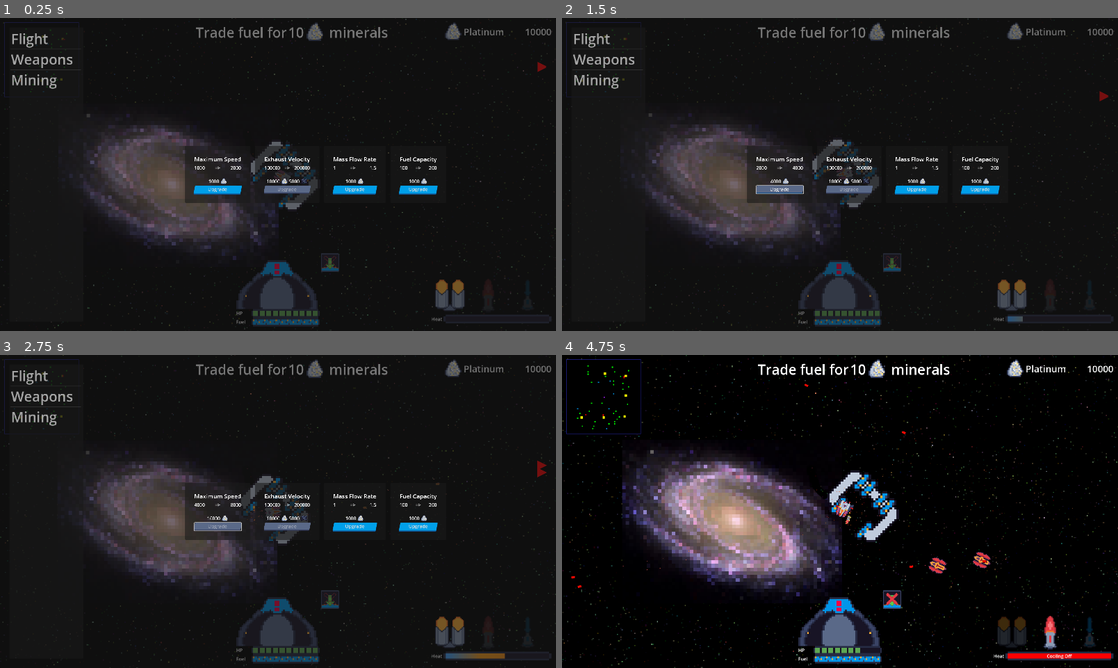
Above: before the commit, frames 1-4 (two rows, left to right).
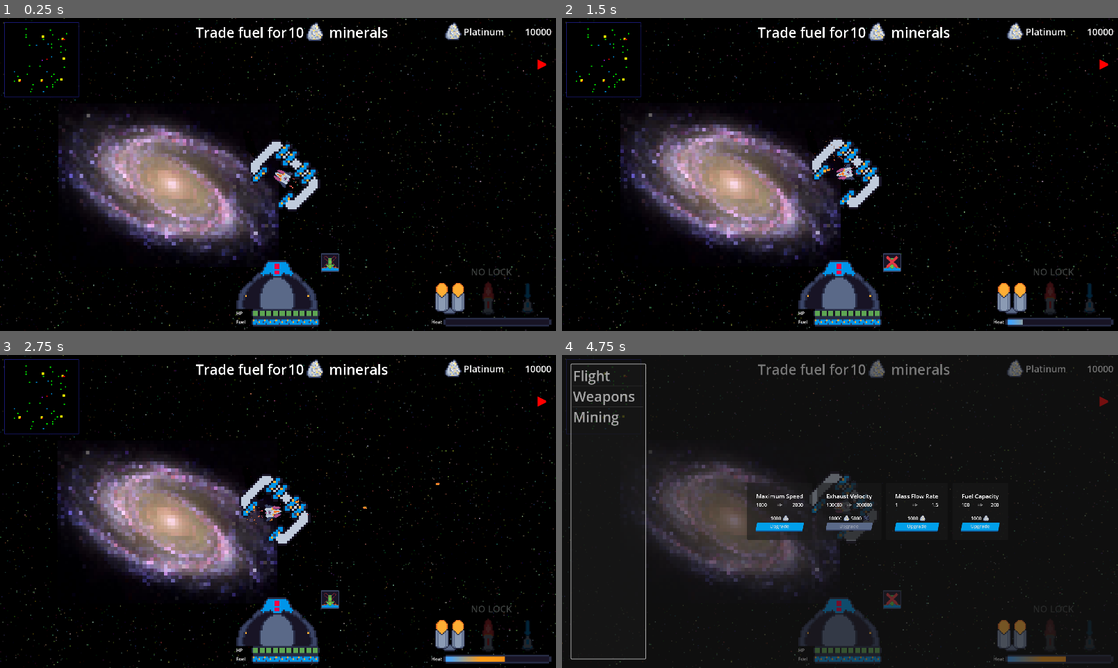
Above: after the commit, the same moments.

Repository: AdithaD/hyper-space-man-dx
Game: Godot game, scene res://main.tscn
Two runs of this game, one before a commit and one after it. Both use one fixed random seed, a clock stepped at 60 frames per second and the inputs below.
Inputs (mouse positions are in pixels of both pictures, inside the frame that each line leads up to):
- Up to frame 1 (0.25 s): no input
- Up to frame 2 (1.5 s): click (890, 290) at 0.5 s; click (778, 190) at 1.25 s, where only the run before the commit has a clickable "Upgrade"
- Up to frame 3 (2.75 s): tap Enter at 2 s; move the mouse to (400, 495) at 2.02 s; press the mouse at (400, 495) at 2.03 s; hold Q (toggle_upgrade_screen) from 2.03 s (still down)
- Up to frame 4 (4.75 s): tap Space (mine) at 2.75 s; move the mouse to (728, 527) at 2.77 s; release Q (toggle_upgrade_screen) at 2.78 s; release the mouse at (728, 527) at 2.78 s; right-click (728, 527) at 2.85 s; click (728, 527) at 3.05 s; move the mouse to (895, 442) at 3.52 s; hold V (anti_gravity) 3.53-4.28 s; hold Q (toggle_upgrade_screen) from 3.53 s (still down); click (895, 442) at 3.8 s; move the mouse to (812, 574) at 4.27 s; tap Tab (cycle_weapon) at 4.35 s; click (812, 574) at 4.55 s

The runs differ from the first frame. In frame 1, 16% of the frame differs, in the area x 0-100%, y 0-100%; in frame 2, 16%; in frame 3, 16%; in frame 4, 19%.

Commit message:
added missile lock system

Diff:
--- a/enemy/enemy.tscn
+++ b/enemy/enemy.tscn
@@ -178,6 +178,7 @@
 
 [node name="BehaviourTree" type="Node" parent="."]
 script = ExtResource("9_punxm")
+enabled = false
 
 [node name="PriorityBehaviourTreeNode" type="Node" parent="BehaviourTree"]
 script = ExtResource("10_ite0q")
--- a/gui/weapon_gui.gd
+++ b/gui/weapon_gui.gd
@@ -2,9 +2,12 @@
 
 @export var player: Player
 
-@onready var weapon_slots = get_children()
+@onready var weapon_slots = $WeaponGUI.get_children()
 
 func _ready() -> void:
+	player.target_lock.lock_acquired.connect(_on_lock_acquired.unbind(1))
+	player.target_lock.lock_lost.connect(_on_lock_lost)
+
 	player.weapon_changed.connect(_on_weapon_changed)
 
 	var index = 0
@@ -21,3 +24,11 @@
 		slot.deselect()
 		if slot.weapon == new_weapon:
 			slot.select()
+
+func _on_lock_acquired():
+	%LockAcquiredLabel.show()
+	%NoLockLabel.hide()
+
+func _on_lock_lost():
+	%LockAcquiredLabel.hide()
+	%NoLockLabel.show()
--- a/main.tscn
+++ b/main.tscn
@@ -69,6 +69,14 @@
 [sub_resource type="AtlasTexture" id="AtlasTexture_8qcth"]
 atlas = ExtResource("4_asr30")
 region = Rect2(0, 10, 48, 5)
+
+[sub_resource type="LabelSettings" id="LabelSettings_yxctl"]
+font_size = 32
+font_color = Color(0, 1, 0.35, 1)
+
+[sub_resource type="LabelSettings" id="LabelSettings_2mors"]
+font_size = 32
+font_color = Color(0.231417, 0.245108, 0.239267, 1)
 
 [sub_resource type="AtlasTexture" id="AtlasTexture_a803g"]
 atlas = ExtResource("16_e7ib6")
@@ -443,7 +451,7 @@
 texture_pressed = ExtResource("12_7i28v")
 stretch_mode = 4
 
-[node name="WeaponConsole" type="VBoxContainer" parent="CanvasLayer/GUI/HUD/UI"]
+[node name="WeaponConsole" type="VBoxContainer" parent="CanvasLayer/GUI/HUD/UI" node_paths=PackedStringArray("player")]
 layout_mode = 1
 anchors_preset = 3
 anchor_left = 1.0
@@ -454,11 +462,26 @@
 offset_top = -172.0
 grow_horizontal = 0
 grow_vertical = 0
-
-[node name="WeaponGUI" type="HBoxContainer" parent="CanvasLayer/GUI/HUD/UI/WeaponConsole" node_paths=PackedStringArray("player")]
-layout_mode = 2
 script = ExtResource("16_cnfgi")
-player = NodePath("../../../../../../Player")
+player = NodePath("../../../../../Player")
+
+[node name="LockAcquiredLabel" type="Label" parent="CanvasLayer/GUI/HUD/UI/WeaponConsole"]
+unique_name_in_owner = true
+visible = false
+layout_mode = 2
+text = "LOCK ACQUIRED"
+label_settings = SubResource("LabelSettings_yxctl")
+horizontal_alignment = 1
+
+[node name="NoLockLabel" type="Label" parent="CanvasLayer/GUI/HUD/UI/WeaponConsole"]
+unique_name_in_owner = true
+layout_mode = 2
+text = "NO LOCK"
+label_settings = SubResource("LabelSettings_2mors")
+horizontal_alignment = 1
+
+[node name="WeaponGUI" type="HBoxContainer" parent="CanvasLayer/GUI/HUD/UI/WeaponConsole"]
+layout_mode = 2
 
 [node name="WeaponSlot" type="Control" parent="CanvasLayer/GUI/HUD/UI/WeaponConsole/WeaponGUI"]
 clip_contents = true
@@ -746,6 +769,7 @@
 crosshair_texture = ExtResource("32_4w470")
 
 [node name="UpgradeScreen" type="PanelContainer" parent="CanvasLayer/GUI"]
+visible = false
 layout_mode = 1
 anchors_preset = 15
 anchor_right = 1.0
--- a/player/player.tscn
+++ b/player/player.tscn
@@ -18,10 +18,13 @@
 [ext_resource type="AudioStream" uid="uid://eau201gxxt64" path="res://player/sounds/anti_gravity_on.wav" id="7_gekea"]
 [ext_resource type="AudioStream" uid="uid://fxdxno4scui3" path="res://player/sounds/cannon_shot.wav" id="7_q38qb"]
 [ext_resource type="AudioStream" uid="uid://cna485omiae18" path="res://player/sounds/anti_gravity_off.wav" id="8_j6q3o"]
+[ext_resource type="Script" path="res://player/target_lock_acquirer.gd" id="9_nit3j"]
 [ext_resource type="AudioStream" uid="uid://d2e025nibsfry" path="res://player/sounds/death.wav" id="10_68rdc"]
 [ext_resource type="PackedScene" uid="uid://cxdx6hkb1rpq" path="res://components/hurtbox_component.tscn" id="10_h7v8t"]
 [ext_resource type="PackedScene" uid="uid://bb47cvyg02i4a" path="res://components/health_component.tscn" id="11_amrm5"]
+[ext_resource type="AudioStream" uid="uid://r6tlbu52i14p" path="res://player/sounds/lock_acquiring_progress.wav" id="11_ru5xv"]
 [ext_resource type="AudioStream" uid="uid://cw2qqjg7kfm2f" path="res://player/sounds/cant_shoot.wav" id="15_4ql6b"]
+[ext_resource type="AudioStream" uid="uid://c0yg8vfuff303" path="res://player/sounds/lock_acquire.wav" id="15_qxkc8"]
 [ext_resource type="Script" path="res://player/mining_interactor.gd" id="18_byx4j"]
 
 [sub_resource type="Resource" id="Resource_84uqs"]
@@ -83,6 +86,21 @@
 weapons = Array[ExtResource("3_yws57")]([ExtResource("4_hu4rs"), ExtResource("5_tuqcu"), ExtResource("6_utjo4")])
 cannon_points = [NodePath("CannonPoint1"), NodePath("CannonPoint2")]
 
+[node name="TargetLockAcquirer" type="Node2D" parent="."]
+script = ExtResource("9_nit3j")
+lock_time = 1.0
+forgiveness_time = 0.3
+
+[node name="TargetLockTimer" type="Timer" parent="TargetLockAcquirer"]
+process_callback = 0
+one_shot = true
+
+[node name="LockAcquiredSound" type="AudioStreamPlayer2D" parent="TargetLockAcquirer"]
+stream = ExtResource("15_qxkc8")
+
+[node name="LockAcquiringProgressSound" type="AudioStreamPlayer2D" parent="TargetLockAcquirer"]
+stream = ExtResource("11_ru5xv")
+
 [node name="RayShooter" type="Node2D" parent="."]
 script = ExtResource("6_la5jd")
 ray_color = Color(0.25, 0.6875, 1, 1)
@@ -179,6 +197,7 @@
 wait_time = 10.0
 one_shot = true
 
+[connection signal="timeout" from="TargetLockAcquirer/TargetLockTimer" to="TargetLockAcquirer" method="_on_target_lock_timer_timeout"]
 [connection signal="timeout" from="ShotTimer" to="." method="_on_shot_timer_timeout"]
 [connection signal="died" from="HealthComponent" to="." method="_on_health_component_died"]
 [connection signal="timeout" from="OverspeedTimer" to="." method="_on_overspeed_timer_timeout"]
--- a/player/scripts/player.gd
+++ b/player/scripts/player.gd
@@ -85,6 +85,7 @@
 		heat_changed.emit(heat, heat / maximum_heat)
 
 @onready var overspeed_timer = $OverspeedTimer
+@onready var target_lock = $TargetLockAcquirer
 
 func _ready() -> void:
 	ship_engine.reset_state()
@@ -192,6 +193,10 @@
 	# select cannon point
 	var cannon = cannon_points[shot_count % cannon_points.size()]
 
+	# weapons requiring lock needs a lock target
+	if current_weapon.is_lock_required and target_lock.get_current_target() == null:
+		return
+
 	if current_weapon.is_hitscan:
 		_shoot_hitscan(current_weapon, global_position, get_global_mouse_position())
 	else:
@@ -208,6 +213,8 @@
 	var new_shot = weapon.instantiate_shot()
 	new_shot.global_position = origin
 	new_shot.global_rotation = global_rotation
+
+	new_shot.player = self
 
 	if new_shot.has_method("set_target"):
 		new_shot.set_target(target)
--- a/player/scripts/player_missile_shot.gd
+++ b/player/scripts/player_missile_shot.gd
@@ -12,16 +12,17 @@
 
 var _timer = 0.0
 
+var player: Player
+
 var target_body: Node2D
 
 func _ready() -> void:
-	var nearest_body = get_tree().get_nodes_in_group(target_group) \
-		.reduce(func(nearest, x): return nearest if nearest.global_position.distance_to(global_position) < x.global_position.distance_to(global_position) else x)
-	target_body = nearest_body as Node2D
+	target_body = player.target_lock.get_current_target()
 
 func _physics_process(delta: float) -> void:
 	if target_body:
 		dir = global_position.direction_to(target_body.global_position)
+		#dir = global_position.direction_to(get_global_mouse_position())
 		var percent_of_max_speed = local_speed / speed
 		var angle = transform.x.angle_to(dir)
 		angle = sign(angle) * min(angular_speed * delta * percent_of_max_speed, abs(angle))
--- a/player/scripts/player_shot.gd
+++ b/player/scripts/player_shot.gd
@@ -9,6 +9,7 @@
 var inherited_velocity: Vector2 = Vector2.ZERO;
 var local_speed: float = 0.0;
 
+var player: Player
 var _timer = 0.0
 
 func set_target(new_target: Vector2):
--- a/player/scripts/player_weapon.gd
+++ b/player/scripts/player_weapon.gd
@@ -6,6 +6,7 @@
 
 @export var weapon_shot_scene: PackedScene
 @export var is_hitscan: bool = false
+@export var is_lock_required: bool = false
 
 @export var weapon_damage: int
 
--- /dev/null
+++ b/player/target_lock_acquirer.gd
@@ -0,0 +1,72 @@
+extends Node2D
+
+signal lock_acquired(target: Node2D)
+signal lock_lost
+
+@export var lock_time: float
+@export var forgiveness_time: float
+
+var acquired_target: Node2D
+
+var _tracking_target: Node2D
+
+var _forgiveness_timer = 0.0
+
+@onready var target_lock_timer: Timer = $TargetLockTimer
+@onready var dss: PhysicsDirectSpaceState2D = get_world_2d().direct_space_state
+
+func _ready() -> void:
+	target_lock_timer.wait_time = lock_time
+
+func _physics_process(delta: float) -> void:
+	var query = PhysicsPointQueryParameters2D.new()
+	query.position = get_global_mouse_position()
+	query.collide_with_bodies = false
+	query.collide_with_areas = true
+	query.collision_mask = 0b1000
+
+	var collisions := dss.intersect_point(query, 1)
+	if collisions.size() > 0:
+		var hurtbox = collisions.front().collider
+		var target = hurtbox.get_parent()
+
+		if target.is_dead:
+			return
+
+		if _tracking_target != target:
+			reset_lock()
+
+			_tracking_target = target
+			target_lock_timer.start(0)
+			$LockAcquiringProgressSound.play()
+
+			prints("new target ", target.name)
+	else:
+		if _tracking_target:
+			if _forgiveness_timer < forgiveness_time:
+				_forgiveness_timer += delta
+			else:
+				$LockAcquiringProgressSound.stop()
+				print("lock lost")
+				reset_lock()
+
+func reset_lock():
+	if acquired_target:
+		lock_lost.emit()
+
+	acquired_target = null
+	_tracking_target = null
+	target_lock_timer.stop()
+	_forgiveness_timer = 0.0
+
+func get_acquirement_progress():
+	return 1.0 - target_lock_timer.time_left / target_lock_timer.wait_time
+
+func get_current_target():
+	return acquired_target
+
+func _on_target_lock_timer_timeout() -> void:
+	acquired_target = _tracking_target
+	lock_acquired.emit(_tracking_target)
+	$LockAcquiringProgressSound.stop()
+	$LockAcquiredSound.play()
--- a/player/weapons/missile.tres
+++ b/player/weapons/missile.tres
@@ -10,6 +10,7 @@
 weapon_icon = ExtResource("2_sa84b")
 weapon_shot_scene = ExtResource("3_ymghv")
 is_hitscan = false
+is_lock_required = true
 weapon_damage = 0
 shot_cooldown = 1.0
 heat_per_shot = 50.0
--- a/player/weapons/missile_shot.tscn
+++ b/player/weapons/missile_shot.tscn
@@ -43,6 +43,7 @@
 target_group = &"enemy"
 speed = 1200.0
 acceleration = 3000.0
+angular_speed = 6.283
 
 [node name="EngineParticles1" type="GPUParticles2D" parent="."]
 amount = 24
Not shown: 1 places in main.tscn that only renumber resources
Not shown: 1 places in player/player.tscn that only renumber resources
Not shown, added: player/sounds/lock_acquire.wav.import
Not shown, added: player/sounds/lock_acquiring_progress.wav.import
Not shown, added: player/sounds/lock_acquire.wav
Not shown, added: player/sounds/lock_acquiring_progress.wav
